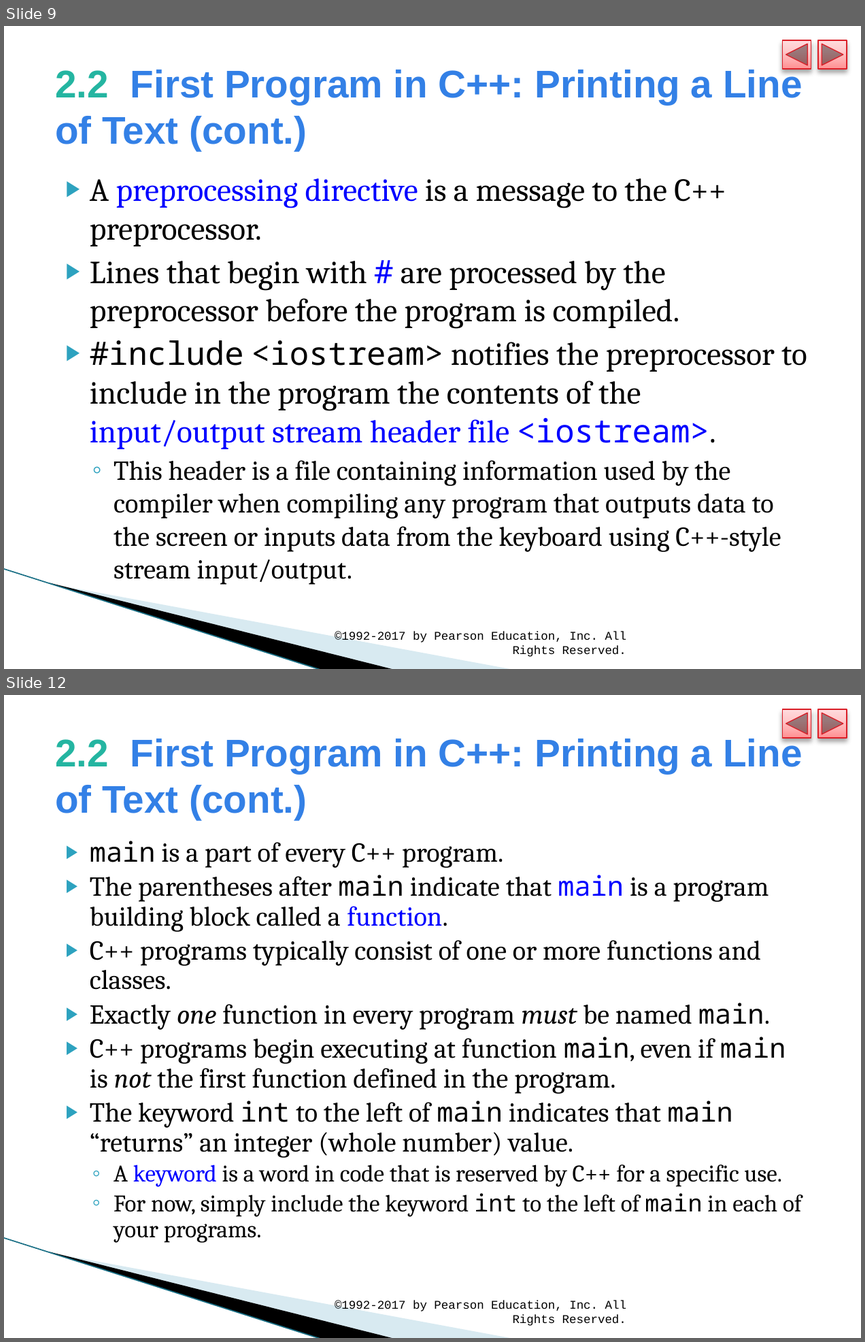
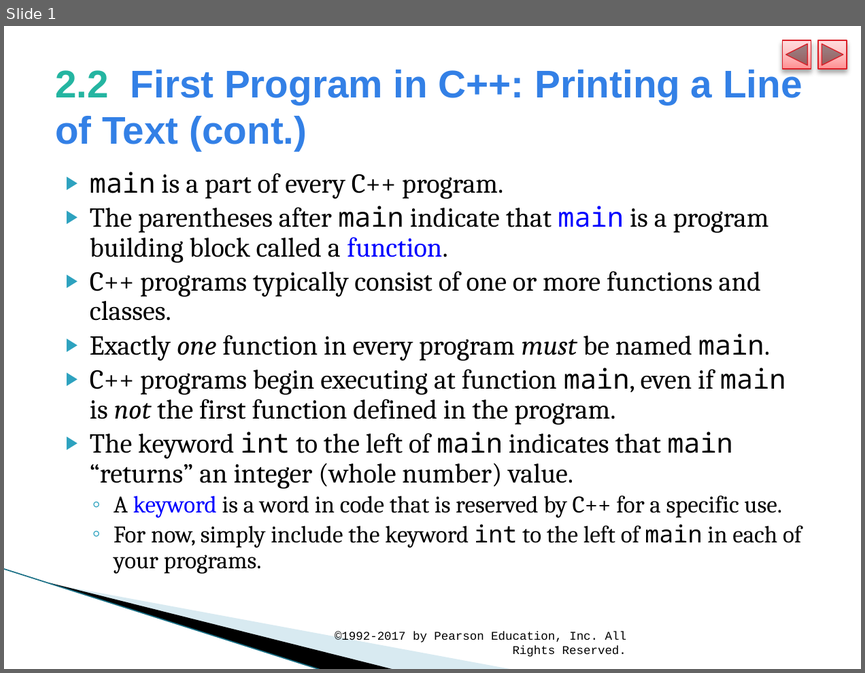
Before and after one commit to hakancangunerli/uga_code, a slide deck: CSCI2720/recap/presentations/cpphtp10_02.pptx. Shown one above the other, each under a label of ours: slides 9 and 12 before the commit, slide 1 after it; the slides between them are not shown. The pictures are 865x1342 and 865x673 pixels, drawn with LibreOffice and Linux fonts; fonts in the diff are those of the drawing; background and template pictures are left out. Boxes give left, top, right and bottom in pixels: in the first picture for what was removed or moved away, otherwise in the second. Text is boxed around its words. In the diff, an @@ line names an element or a change of style, - is before the commit and + after.

```diff
--- a/CSCI2720/recap/presentations/cpphtp10_02.pptx
+++ b/CSCI2720/recap/presentations/cpphtp10_02.pptx
@@ slide 9 removed at [4,26,861,669], background #FFFFFF; not listed: 5 template elements that a slide beside it also shows @@
@@ title removed at [55,67,802,150] @@
-2.2 First Program in C++: Printing a Line of Text (cont.)
@@ text removed at [90,178,807,584] @@
-▶ A preprocessing directive is a message to the C++ preprocessor.
-▶ Lines that begin with # are processed by the preprocessor before the program is compiled.
-▶ #include <iostream> notifies the preprocessor to include in the program the contents of the input/output stream header file <iostream>.
-  ◦ This header is a file containing information used by the compiler when compiling any program that outputs data to the screen or inputs data from the keyboard using C++-style stream input/output.
@@ text removed at [334,631,626,656] @@
-©1992-2017 by Pearson Education, Inc. All Rights Reserved.
@@ what was slide 12 is now slide 1 @@
```
Also in this commit, not shown: 20 other slides removed, 28 other files.
